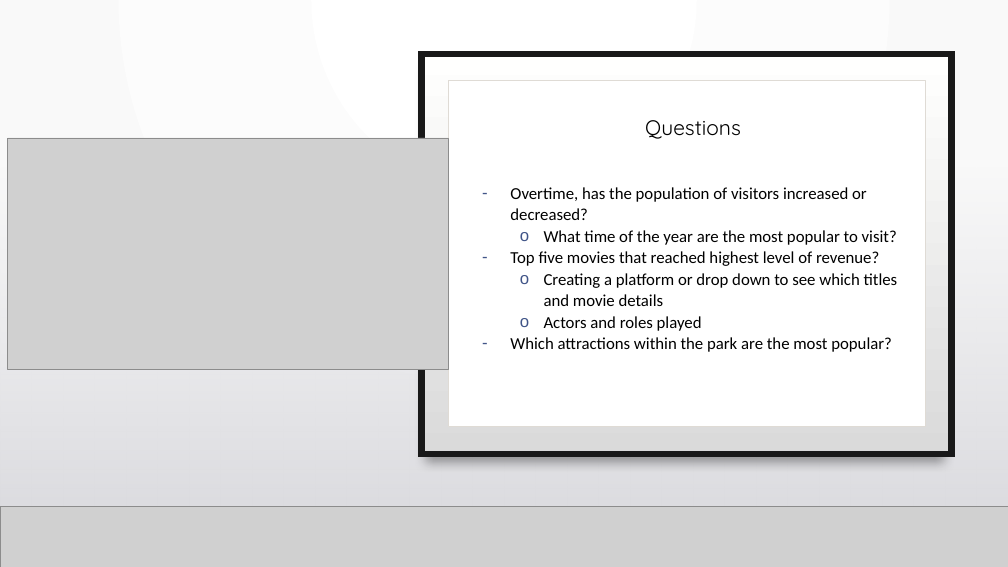
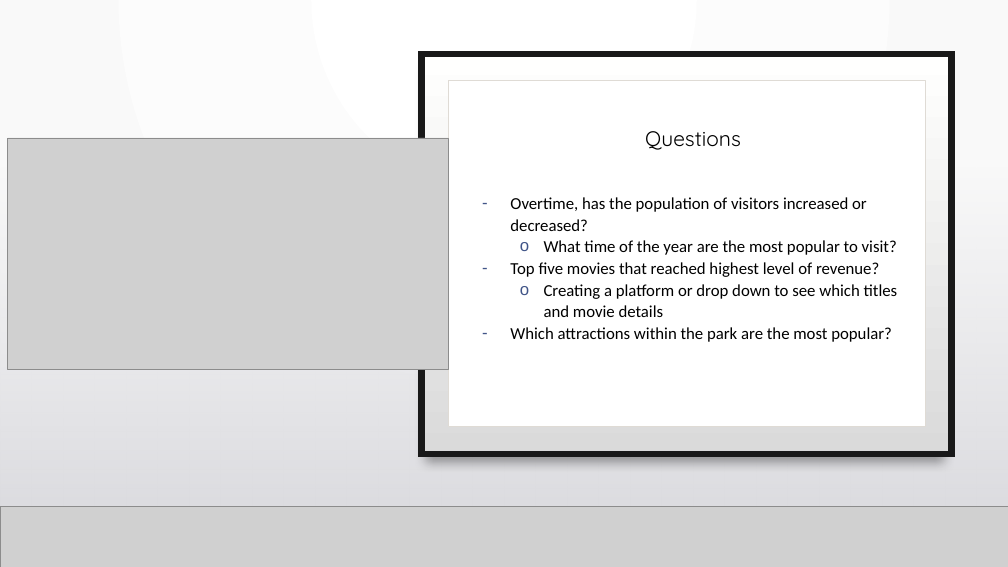
Before and after one commit to ravjolt/Disney-Challenge, a slide deck: slide 3 of Disney Challenge Presentation.pptx. Drawn at 1008x567 pixels with LibreOffice and Linux fonts; fonts in the diff are those of the drawing; grey boxes stand for pictures; background and template pictures are left out. Boxes give left, top, right and bottom in pixels: in the first picture for what was removed or moved away, otherwise in the second. Text is boxed around its words. In the diff, an @@ line names an element or a change of style, - is before the commit and + after.

```diff
--- a/Disney Challenge Presentation.pptx
+++ b/Disney Challenge Presentation.pptx
@@ text at [544,316,702,331]: paragraph removed @@
-  o Actors and roles played
```
Also in this commit, not shown: 2 other slides changed, 1 slide removed.
